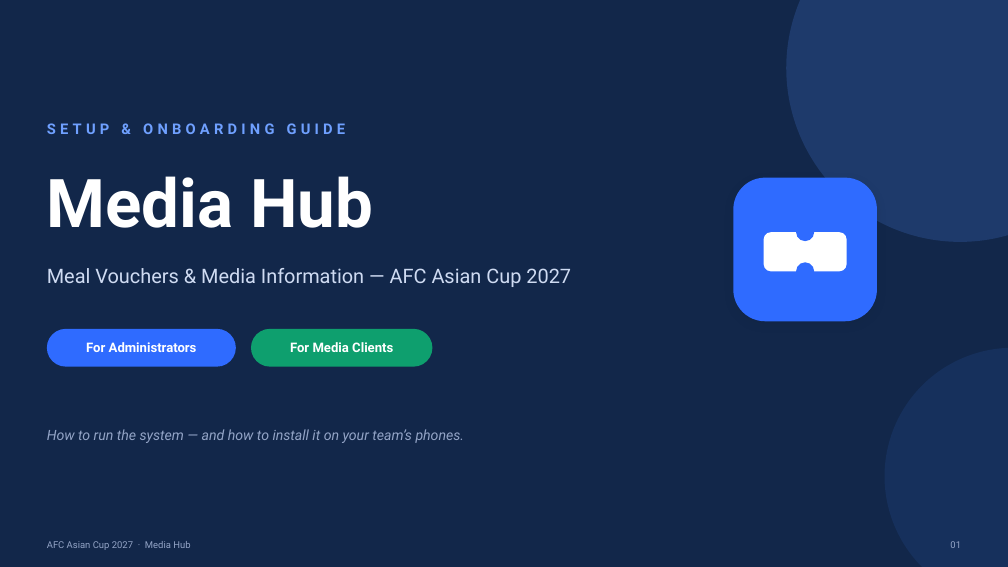
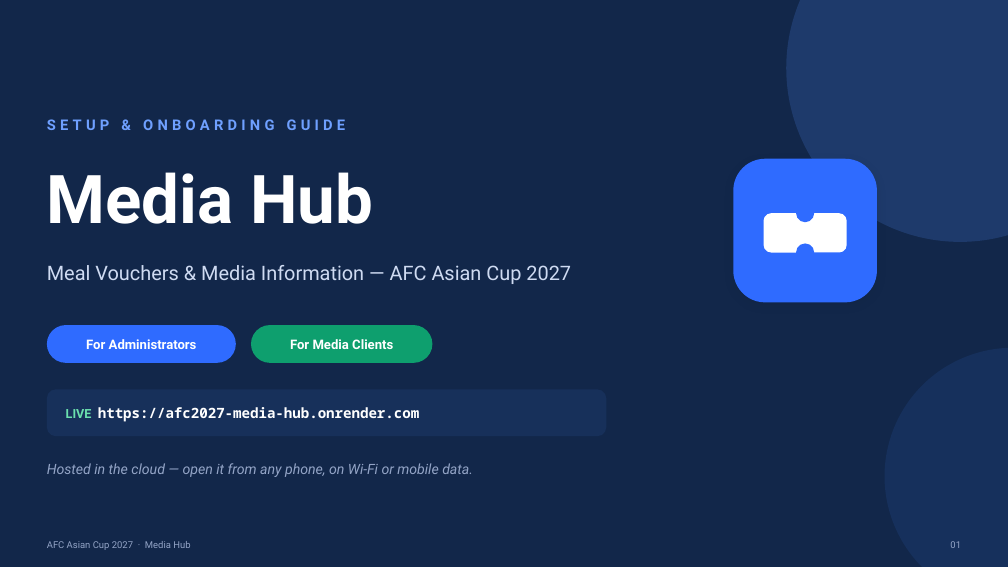
Before and after one commit to absmediaopsvouchers-blip/afc2027-media-hub, a slide deck: slide 1 of AFC2027 Media Hub - Onboarding Guide.pptx. Drawn at 1008x567 pixels with LibreOffice and Linux fonts; fonts in the diff are those of the drawing. Boxes give left, top, right and bottom in pixels: in the first picture for what was removed or moved away, otherwise in the second. Text is boxed around its words. In the diff, an @@ line names an element or a change of style, - is before the commit and + after.

```diff
--- a/AFC2027 Media Hub - Onboarding Guide.pptx
+++ b/AFC2027 Media Hub - Onboarding Guide.pptx
@@ 2 ellipses, 2 rounded rectangles: place and size @@
-2 ellipses, 2 rounded rectangles at [734,178,877,321]
+2 ellipses, 2 rounded rectangles at [734,159,877,302]
@@ 2 texts, 2 rounded rectangles: place and size @@
-2 texts, 2 rounded rectangles at [47,123,433,367]
+2 texts, 2 rounded rectangles at [47,119,433,363]
@@ rounded rectangle added at [47,389,606,436], fill #17305A @@
@@ text added at [66,407,419,422], 13.5 pt, text #FFFFFF, bold @@
+LIVE https://afc2027-media-hub.onrender.com
@@ text removed at [47,429,464,443] @@
-How to run the system — and how to install it on your team’s phones.
@@ text added at [47,463,473,477], 13.5 pt, text #93A4C6, italic @@
+Hosted in the cloud — open it from any phone, on Wi-Fi or mobile data.
```
Also in this commit, not shown: 14 other slides changed, 2 slides added, 2 slides removed, 6 other files.
